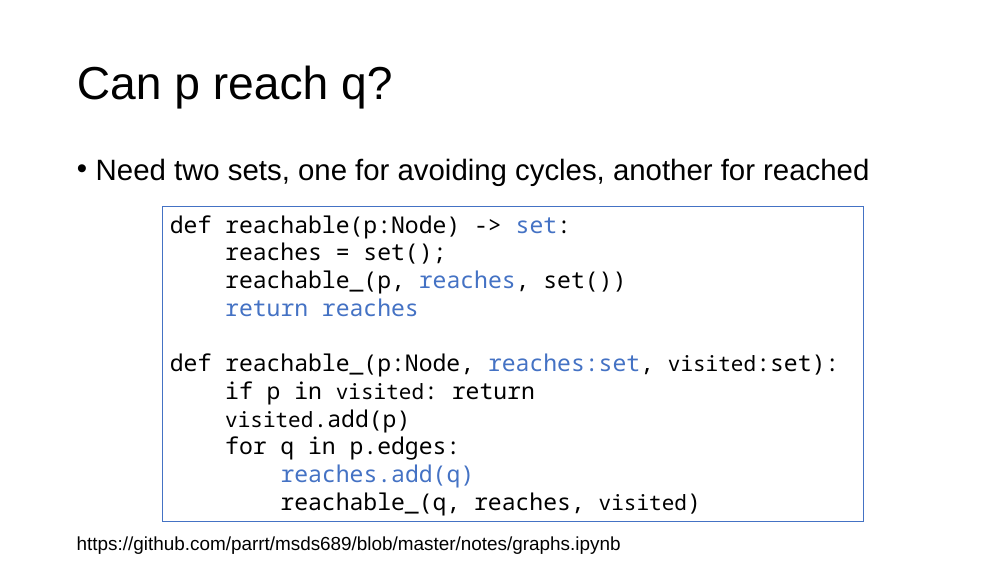
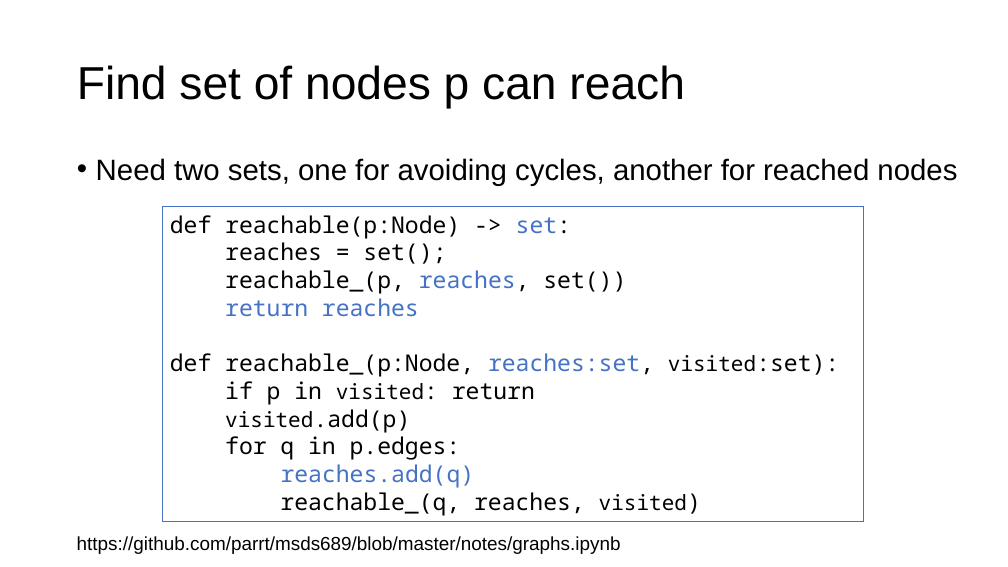
Before and after one commit to parrt/msds689, a slide deck: slide 10 of notes/graphs.pptx. Drawn at 1008x567 pixels with LibreOffice and Linux fonts; fonts in the diff are those of the drawing; background and template pictures are left out. Boxes give left, top, right and bottom in pixels: in the first picture for what was removed or moved away, otherwise in the second. Text is boxed around its words. In the diff, an @@ line names an element or a change of style, - is before the commit and + after.

```diff
--- a/notes/graphs.pptx
+++ b/notes/graphs.pptx
@@ title at bbox=[77, 65, 685, 109]: text changed @@
-Can p reach q?
+Find set of nodes p can reach
@@ text at bbox=[96, 158, 957, 186]: text changed @@
-• Need two sets, one for avoiding cycles, another for reached
+• Need two sets, one for avoiding cycles, another for reached nodes
```
Also in this commit, not shown: 15 other slides changed, 3 slides added, 1 slide removed, 2 other files.
